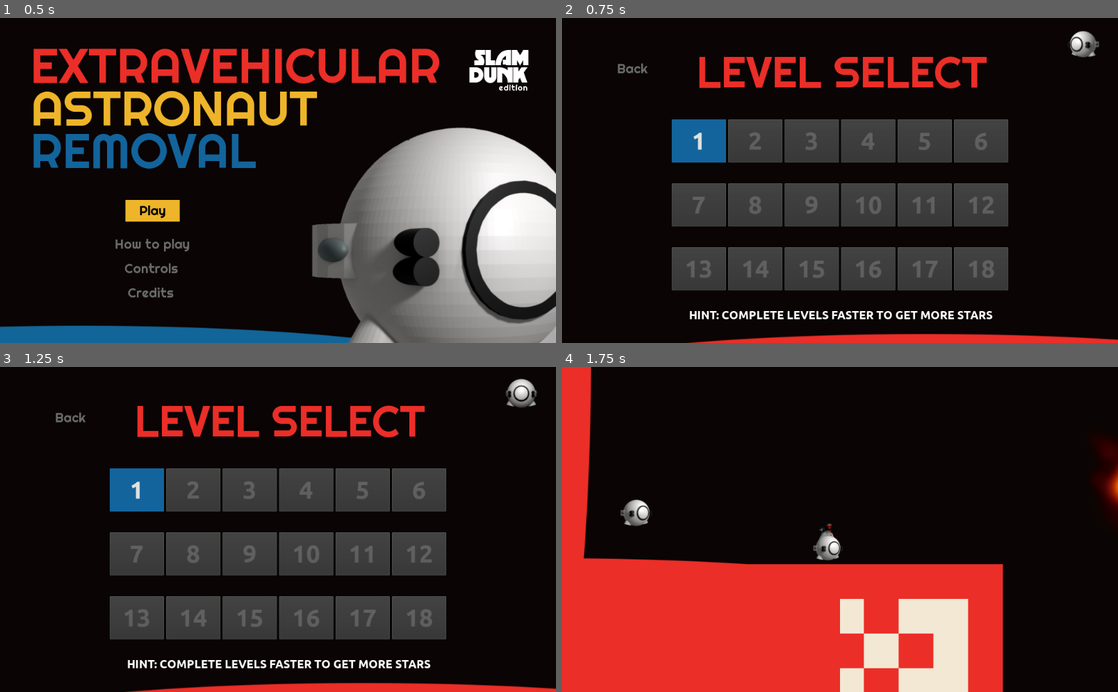
Above: before the commit, frames 1-4 (two rows, left to right).
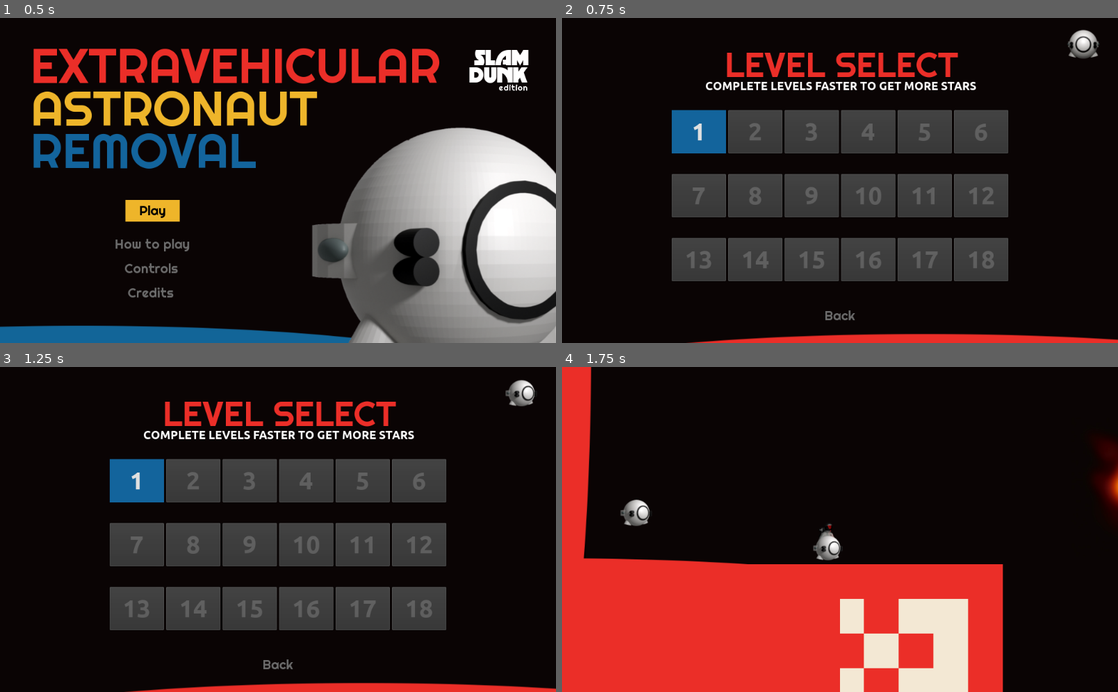
Above: after the commit, the same moments.

Repository: hamdle/evar
Game: Godot game, scene res://Scenes/Screen/Start.tscn
Same seed, same stepped clock (60 frames per second), same inputs: the game is played once before the commit and once after it.
Inputs:
- Up to frame 1 (0.5 s): no input
- Up to frame 2 (0.75 s): click "Play" at 0.5 s
- Up to frame 3 (1.25 s): no input
- Up to frame 4 (1.75 s): click "1" at 1.25 s

Frame 1 is identical in both runs. In frame 2, 17% of the frame differs, in the area x 10-97%, y 3-93%; in frame 3, 17%; in frame 4, nothing differs.

Commit message:
Polish up level select screen

Diff:
--- a/Scenes/Screen/Arcade.tscn
+++ b/Scenes/Screen/Arcade.tscn
@@ -17,7 +17,7 @@
 font_path = "res://Fonts/Righteous-Regular.ttf"
 
 [sub_resource type="DynamicFont" id=2]
-size = 80
+size = 64
 font_data = SubResource( 1 )
 
 [sub_resource type="DynamicFont" id=3]
@@ -102,10 +102,10 @@
 anchor_top = 0.5
 anchor_right = 0.5
 anchor_bottom = 0.5
-margin_left = -389.0
-margin_top = -250.0
-margin_right = 389.0
-margin_bottom = -107.0
+margin_left = -512.0
+margin_top = -255.0
+margin_right = 512.0
+margin_bottom = -174.0
 custom_fonts/font = SubResource( 2 )
 custom_colors/font_color = Color( 0.92549, 0.184314, 0.160784, 1 )
 text = "Level Select"
@@ -127,9 +127,9 @@
 anchor_right = 0.5
 anchor_bottom = 0.5
 margin_left = -310.0
-margin_top = -133.32
+margin_top = -150.0
 margin_right = 310.0
-margin_bottom = 222.68
+margin_bottom = 186.0
 
 [node name="Row" type="GridContainer" parent="Container/LevelGrid"]
 margin_right = 620.0
@@ -935,15 +935,19 @@
 position = Vector2( 960.153, 48.3406 )
 frames = SubResource( 9 )
 animation = "New Anim"
+frame = 1
 playing = true
 
 [node name="HintLabel" type="Label" parent="."]
-margin_top = 522.505
-margin_right = 1024.0
-margin_bottom = 573.505
+anchor_left = 0.5
+anchor_right = 0.5
+margin_left = -512.0
+margin_top = 100.0
+margin_right = 512.0
+margin_bottom = 151.0
 custom_fonts/font = SubResource( 11 )
 custom_colors/font_color = Color( 1, 1, 1, 1 )
-text = "Hint: Complete levels faster to get more stars"
+text = "Complete levels faster to get more stars"
 align = 1
 valign = 1
 uppercase = true
@@ -956,10 +960,10 @@
 margin_bottom = 496.323
 
 [node name="BackButton" type="Button" parent="."]
-margin_left = 80.0
-margin_top = 74.0
-margin_right = 180.001
-margin_bottom = 114.0
+anchor_top = 1.0
+anchor_right = 1.0
+anchor_bottom = 1.0
+margin_top = -100.0
 rect_min_size = Vector2( 100, 40 )
 custom_styles/hover = SubResource( 12 )
 custom_styles/pressed = SubResource( 13 )
--- a/Scenes/Screen/Credits.tscn
+++ b/Scenes/Screen/Credits.tscn
@@ -23,10 +23,10 @@
 font_data = SubResource( 6 )
 
 [sub_resource type="DynamicFontData" id=10]
-font_path = "res://Fonts/Righteous-Regular.ttf"
+font_path = "res://Fonts/Ubuntu-B.ttf"
 
 [sub_resource type="DynamicFont" id=11]
-size = 32
+size = 21
 font_data = SubResource( 10 )
 
 [sub_resource type="DynamicFontData" id=8]
@@ -56,9 +56,9 @@
 text = "Back"
 
 [node name="TitleLabel" type="Label" parent="."]
-margin_top = 15.0
+margin_top = 40.0
 margin_right = 1024.0
-margin_bottom = 96.0
+margin_bottom = 121.0
 custom_fonts/font = SubResource( 7 )
 custom_colors/font_color = Color( 0.92549, 0.184314, 0.160784, 1 )
 text = "Credits"
@@ -71,7 +71,7 @@
 margin_right = 1024.0
 margin_bottom = 161.0
 custom_fonts/font = SubResource( 11 )
-custom_colors/font_color = Color( 0.0784314, 0.396078, 0.615686, 1 )
+custom_colors/font_color = Color( 1, 1, 1, 1 )
 text = "Game Design by Eric Marty"
 align = 1
 valign = 1
--- a/Scenes/Screen/HowToPlay.tscn
+++ b/Scenes/Screen/HowToPlay.tscn
@@ -60,14 +60,14 @@
 uppercase = true
 
 [node name="ContentLabel" type="Label" parent="."]
-margin_left = 120.0
+margin_left = 200.0
 margin_top = 150.0
-margin_right = 1144.0
+margin_right = 1224.0
 margin_bottom = 550.0
 custom_fonts/font = SubResource( 9 )
 text = "1. Jump on spacecrafts to kill them
 
-2. The last spacecraft killed will eject an astronaut
+2. Kill all the spacecrafts
 
 3. Go pick up the astronaut
 
